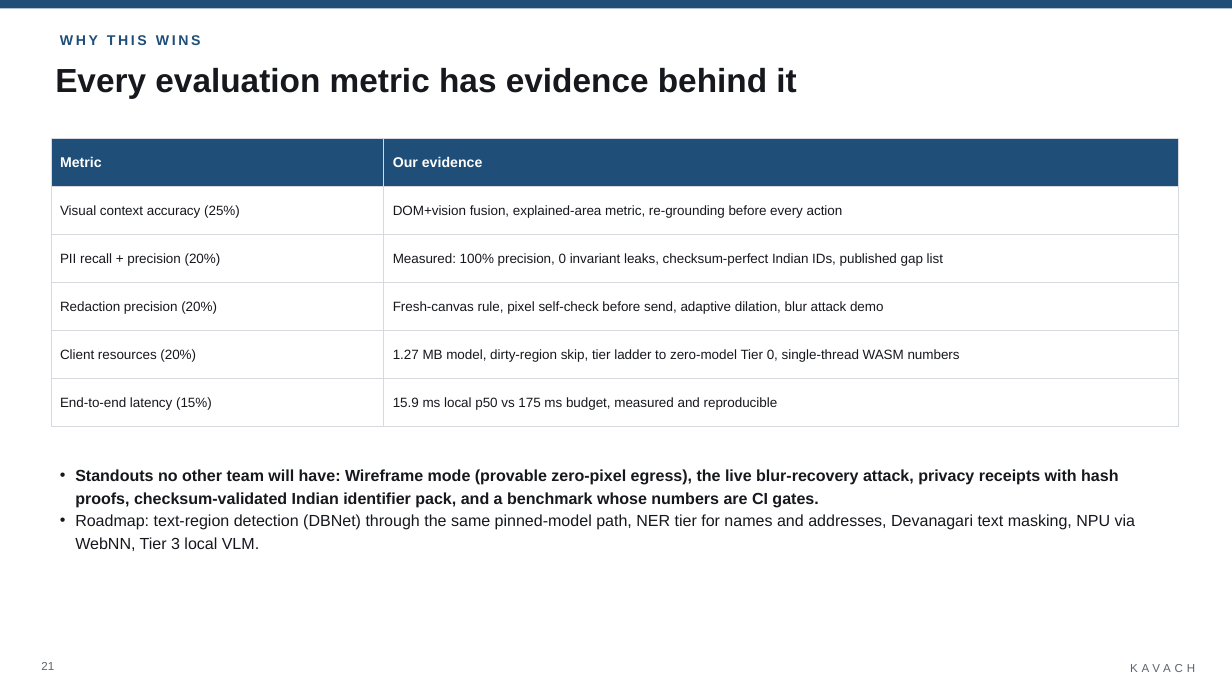
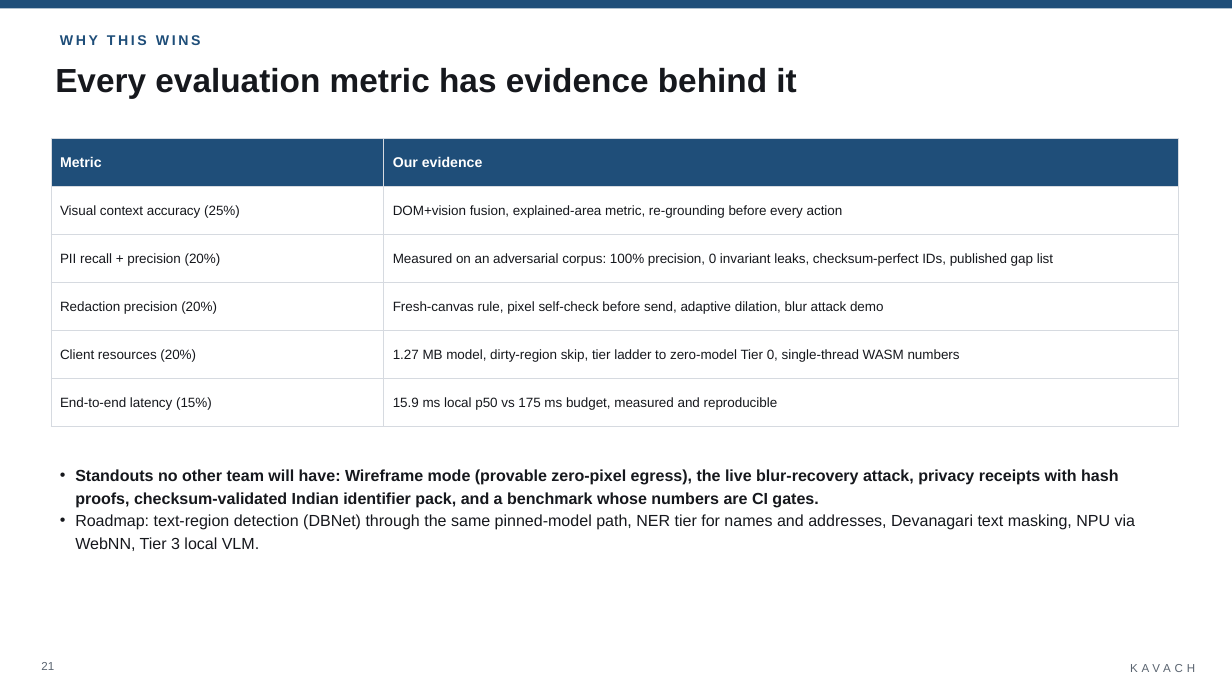
Before and after one commit to BhoomiAgrawal12/browser-vision-agent, a slide deck: slide 21 of docs/Kavach-SIH2026-Deck.pptx. Drawn at 1232x693 pixels with LibreOffice and Linux fonts; fonts in the diff are those of the drawing. Boxes give left, top, right and bottom in pixels: in the first picture for what was removed or moved away, otherwise in the second. Text is boxed around its words. In the diff, an @@ line names an element or a change of style, - is before the commit and + after.

```diff
--- a/docs/Kavach-SIH2026-Deck.pptx
+++ b/docs/Kavach-SIH2026-Deck.pptx
@@ table at <box>51,139,1178,414</box> @@
-row 3, column 2: Measured: 100% precision, 0 invariant leaks, checksum-perfect Indian IDs, published gap list
+row 3, column 2: Measured on an adversarial corpus: 100% precision, 0 invariant leaks, checksum-perfect IDs, published gap list
```
Also in this commit, not shown: 4 other slides changed, 7 other files.
